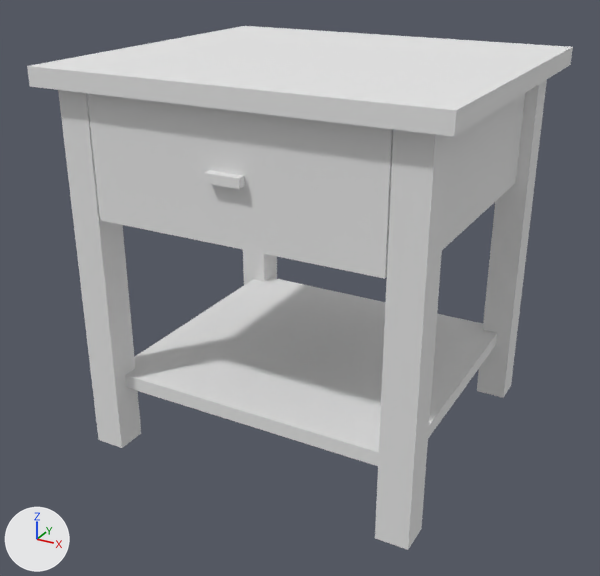
What one commit did to the FBX model Assets/Models/Max_Models/NightStand.fbx.
Both versions are drawn from a 50 mm lens placed at (0.711, -1.366, 0.964), pointed at (-0.016, -0.044, 0.303). The lights are fixed; the arrows at lower left show +X, +Y and +Z. The picture after the commit comes second. Where no turn or scale is listed for an object, it has been applied to the vertices.

Names of what the first picture shows: 'NightStand', 'NightStand Drawer'.
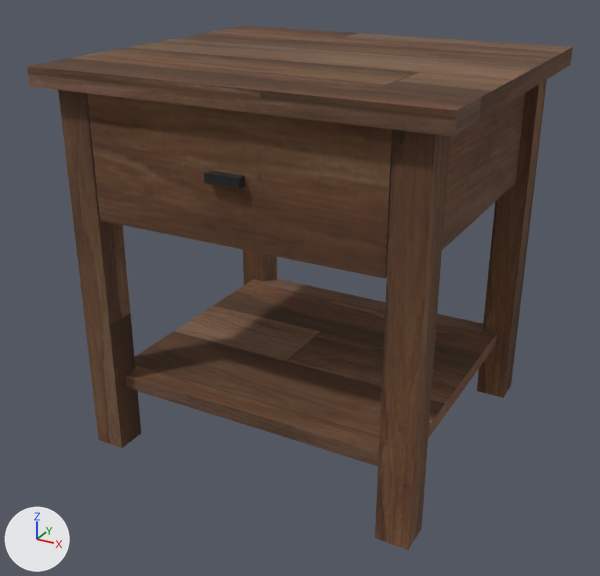
What differs and where, as boxes [x1, y1, x2, y2] in the pictures (600 x 576 px):
'NightStand', surface changed, recoloured (white to brown)
    both: [27, 26, 573, 550]
'NightStand Drawer', surface changed, recoloured (white to brown)
    both: [87, 93, 393, 279]
part 1 of me_nightstand_drawer, recoloured (white to brown)
    both: [87, 93, 393, 279]
part 2 of me_nightstand_drawer, surface changed (grey to brown)
    both: [87, 93, 392, 279]

The change, as a list of edits to the scene's bpy script:
```text
Add img_coatrack_png:
    img_coatrack_png = load_image('CoatRack.png', '../HG_Models/CoatRack.png', 1024, 1024, 'sRGB')
Add img_nightstand_base_color_tga:
    img_nightstand_base_color_tga = load_image('NightStand_Base_color.tga', 'Textures/NightStand_Base_color.tga', 256, 256, 'sRGB')
Change mat_nightstand:
    remove mat_nightstand.base_color = (0.8, 0.8, 0.8)  # white #e7e7e7
    add mat_nightstand.texture = img_nightstand_base_color_tga
    mat_nightstand.roughness: 0.929 -> 1.0
Add mat_material_003:
    mat_material_003 = principled_material('Material.003')
    mat_material_003.texture = img_coatrack_png
    mat_material_003.roughness = 1.0
Add mat_material_004:
    mat_material_004 = principled_material('Material.004')
    mat_material_004.texture = img_coatrack_png
    mat_material_004.roughness = 1.0
Change me_nightstand_drawer:
    where me_nightstand_drawer.from_pydata(...)  # 32 vertices, 50 faces; spans x -0.274..0.274, y -0.326..0.262, z 0.482..0.712
    used by ob_nightstand_drawer; location = (0.0, 0.0, 0.0)
    me_nightstand_drawer part 1: all 40 faces centred in x -0.274..0.274, y -0.31..0.262, z 0.482..0.712 switch from mat_nightstand (white #e7e7e7) to mat_material_003 (picture img_coatrack_png)
    me_nightstand_drawer part 2: texture (UV) coordinates of 2 of 50 faces, centred in x -0.091..0.091, y -0.31, z 0.559..0.635, changed; they spanned u 0.32..0.41, v 0.59..0.81 and now span u 0.13..0.19, v 0.14..0.28
Change me_nightstand:
    where me_nightstand.from_pydata(...)  # 72 vertices, 108 faces; spans x -0.373..0.373, y -0.339..0.339, z 0.0..0.746
    remove me_nightstand.materials.append(mat_nightstand)  # white #e7e7e7
    add me_nightstand.materials.append(mat_material_004)  # picture img_coatrack_png
```
